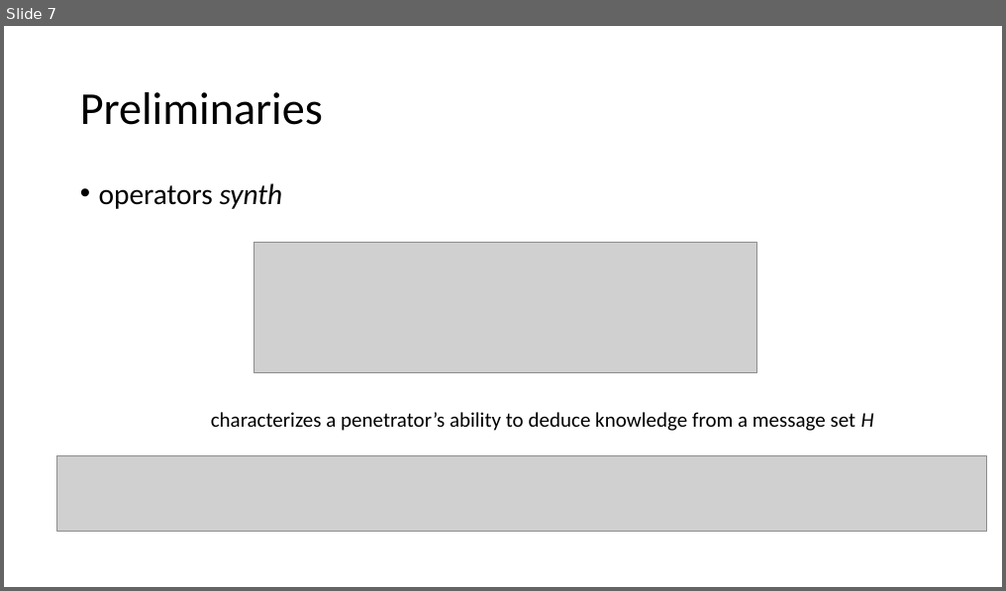
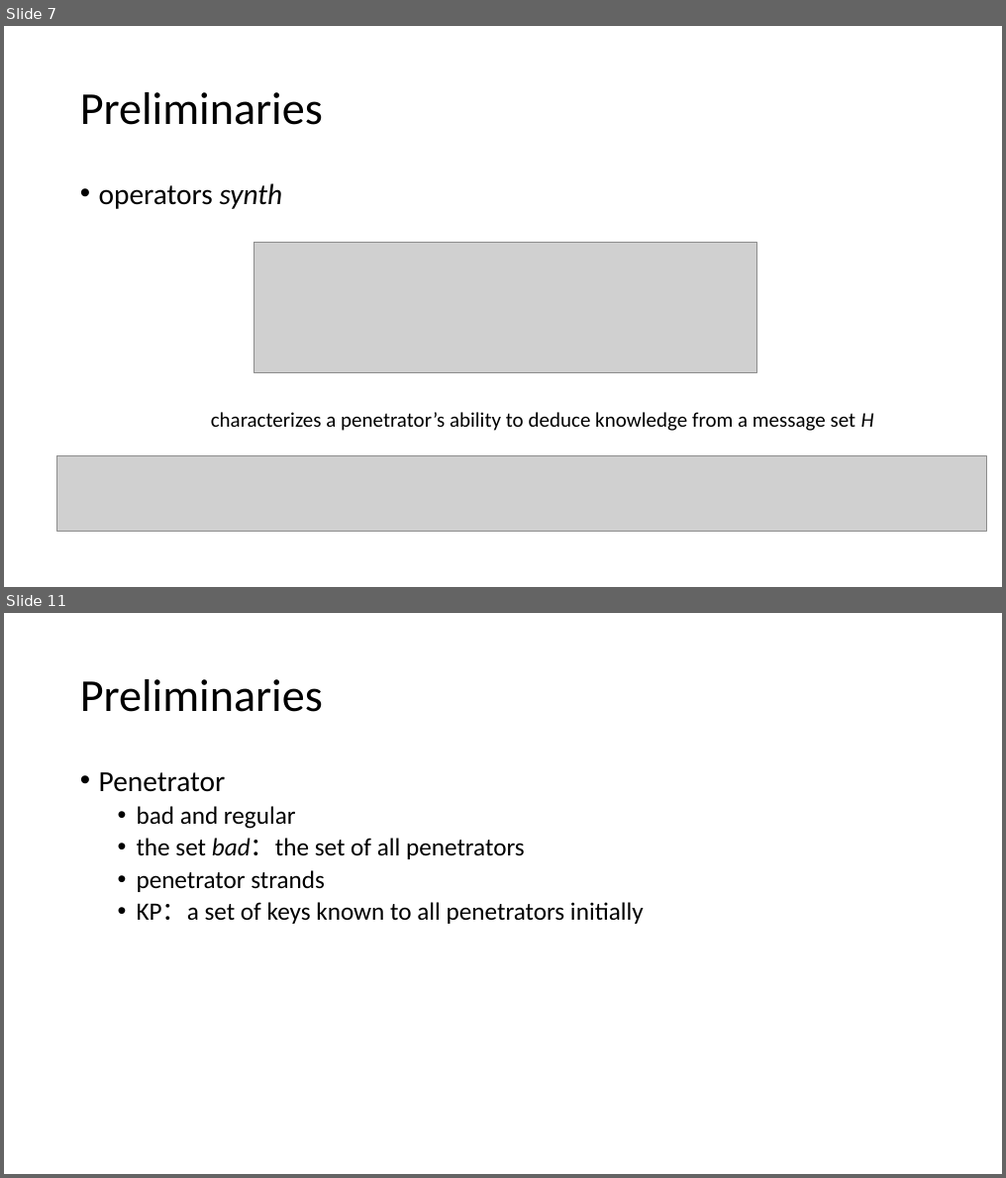
Before and after one commit to bacmive/paper_notes, a slide deck: notes7-strand space.pptx. Shown one above the other, each under a label of ours: slide 7 before the commit, slides 7 and 11 after it; the slides between them are not shown. The pictures are 1006x591 and 1006x1178 pixels, drawn with LibreOffice and Linux fonts; fonts in the diff are those of the drawing; grey boxes stand for pictures. Boxes give left, top, right and bottom in pixels: in the first picture for what was removed or moved away, otherwise in the second. Text is boxed around its words. In the diff, an @@ line names an element or a change of style, - is before the commit and + after.

Commit message:
strand

```diff
--- a/notes7-strand space.pptx
+++ b/notes7-strand space.pptx
@@ slide 11 added at (x1=4, y1=613, x2=1002, y2=1174), background #FFFFFF @@
@@ title added at (x1=80, y1=679, x2=323, y2=712), 44 pt, text #000000 @@
+Preliminaries
@@ text added at (x1=99, y1=772, x2=644, y2=924), 24 pt, text #000000 @@
+• Penetrator
+  • bad and regular
+  • the set bad：the set of all penetrators
+  • penetrator strands
+  • KP：a set of keys known to all penetrators initially
```
Also in this commit, not shown: 6 other slides added, 1 slide removed.
